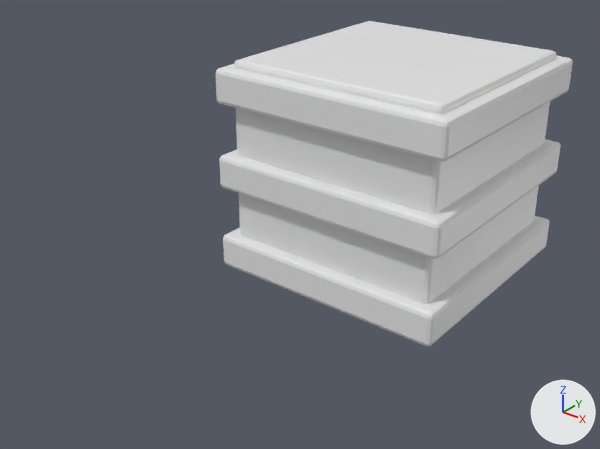
One commit to the FBX model Assets/FBX/generated/SM_Ship_Destroyer_01_Reactor.fbx: the scene before it, then after it.
Before and after are seen from a 50 mm camera at (335.0, -539.0, 251.0) aimed at (0.0, -121.0, -8.0). The lights are fixed; the arrows at lower right show +X, +Y and +Z. The picture after the commit comes second.

The first picture shows 'SM_Ship_Destroyer_01_Reactor'.
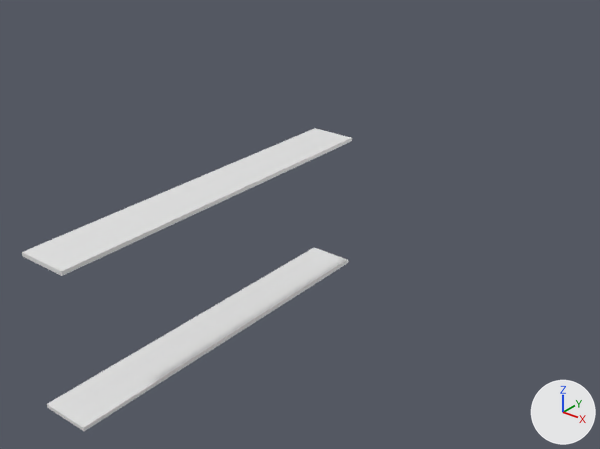
Changed parts and their boxes [x1, y1, x2, y2] in the pictures (600 x 449 px):
'SM_Ship_Destroyer_01_Reactor', reshaped, moved (8% narrower, 7% shorter)
    before: [216, 21, 573, 346]
    after: [22, 128, 352, 431]
part 1 of me_cube_155, added
    after: [22, 128, 352, 276]
part 2 of me_cube_155, added
    after: [47, 248, 348, 431]
part 3 of me_cube_155, deleted
    before: [234, 21, 556, 304]
part 4 of me_cube_155, deleted
    before: [223, 216, 549, 346]
part 5 of me_cube_155, deleted
    before: [219, 139, 561, 259]
part 6 of me_cube_155, deleted
    before: [216, 56, 573, 162]

The edits, one by one:
me_cube_155 is used by ob_sm_ship_destroyer_01_reactor; location (0.0, 0.0, 0.0).
me_cube_155 had 224 vertices, 216 faces and spanned x -100.0..100.0, y -100.0..100.0, z -90.0..90.0.
me_cube_155 now has 16 vertices, 12 faces and spans x -17.0..17.0, y -124.0..124.0, z -50.0..50.0.
me_cube_155 part 1: a new loose piece, a box spanning x -16.5..16.5, y -124.1..124.1, z 47.6..50.0, in mat_m_reactor_block (white #e7e7e7).
me_cube_155 part 2: a new loose piece, a box spanning x -16.5..16.5, y -124.1..124.1, z -50.0..-47.6, in mat_m_reactor_block (white #e7e7e7).
me_cube_155 part 3: the loose piece of 56 vertices spanning x -90.0..90.0, y -90.0..90.0, z -90.0..90.0 is deleted.
me_cube_155 part 4: the loose piece of 56 vertices spanning x -100.0..100.0, y -100.0..100.0, z -84.0..-56.0 is deleted.
me_cube_155 part 5: the loose piece of 56 vertices spanning x -100.0..100.0, y -100.0..100.0, z -14.0..14.0 is deleted.
me_cube_155 part 6: the loose piece of 56 vertices spanning x -100.0..100.0, y -100.0..100.0, z 56.0..84.0 is deleted.
Object 'SM_Ship_Destroyer_01_Reactor' (ob_sm_ship_destroyer_01_reactor) moves from (0.0, 0.0, 0.0) to (0.0, -206.8, 0.0).
